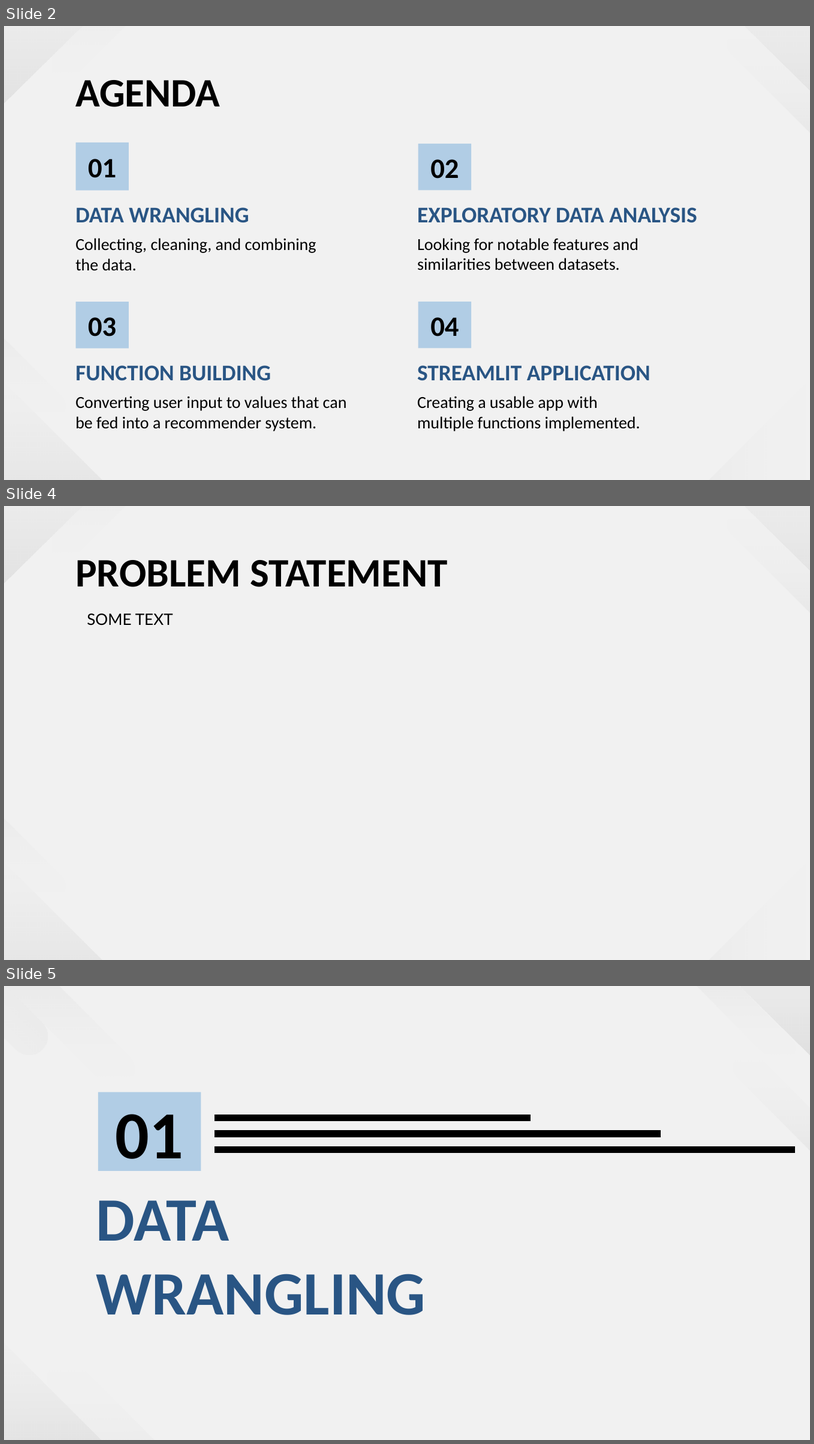
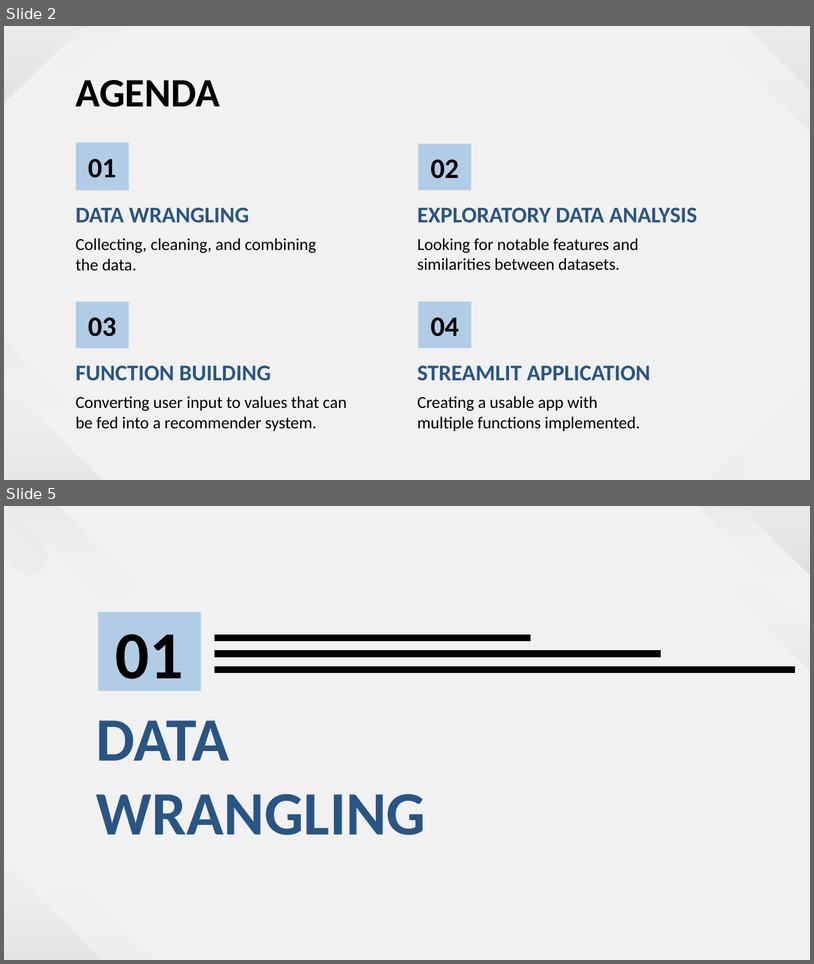
Before and after one commit to cynthia-rodriguez1/wfh-location-recommender, a slide deck: addtl/wfh_recommender_pres.pptx. Shown one above the other, each under a label of ours: slides 2, 4 and 5 before the commit, slides 2 and 5 after it; the slides between them are not shown. The pictures are 814x1444 and 814x964 pixels, drawn with LibreOffice and Linux fonts; fonts in the diff are those of the drawing. Boxes give left, top, right and bottom in pixels: in the first picture for what was removed or moved away, otherwise in the second. Text is boxed around its words. In the diff, an @@ line names an element or a change of style, - is before the commit and + after.

```diff
--- a/addtl/wfh_recommender_pres.pptx
+++ b/addtl/wfh_recommender_pres.pptx
@@ slide 4 removed at <box>4,506,810,960</box>, background #F1F1F1; not listed: 7 template elements that a slide beside it also shows @@
@@ text removed at <box>75,560,447,587</box> @@
-PROBLEM STATEMENT
@@ text removed at <box>87,613,173,625</box> @@
-SOME TEXT
```
Also in this commit, not shown: 6 slides changed, 2 slides added, 1 other slide removed, 5 other files.
